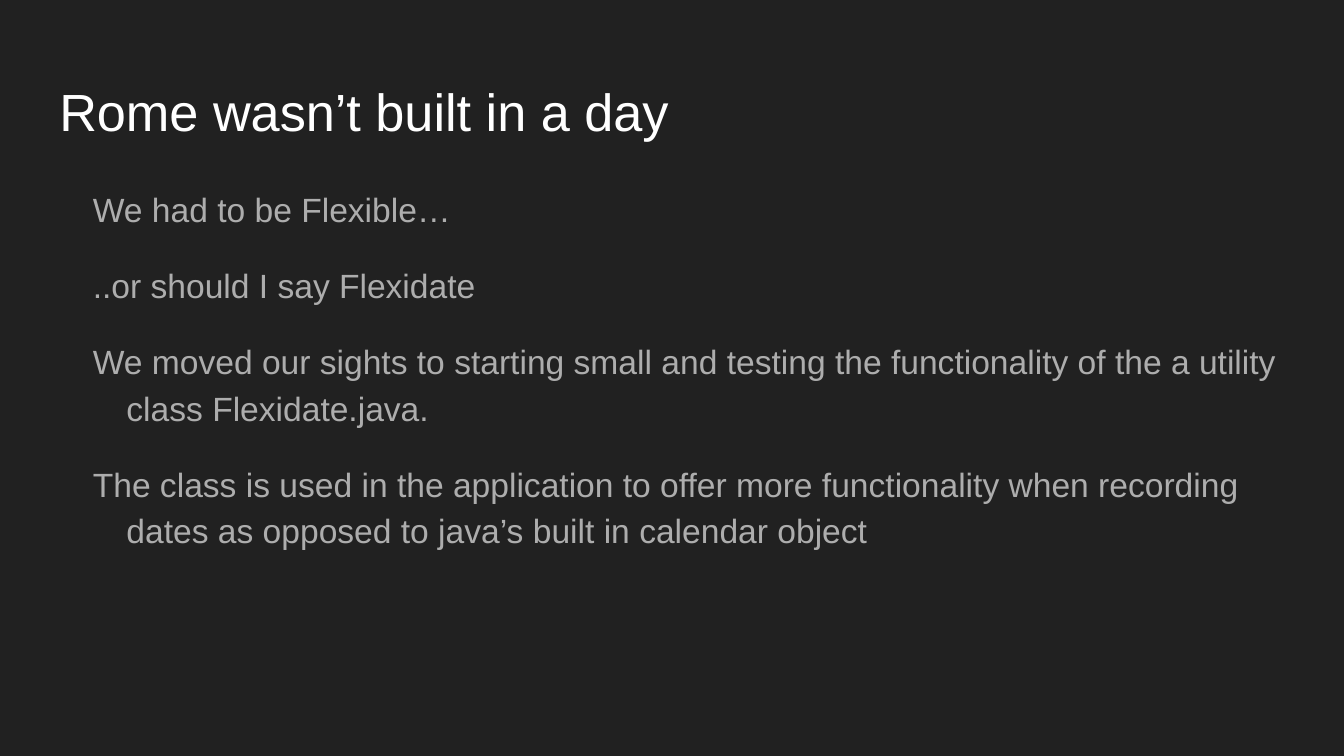
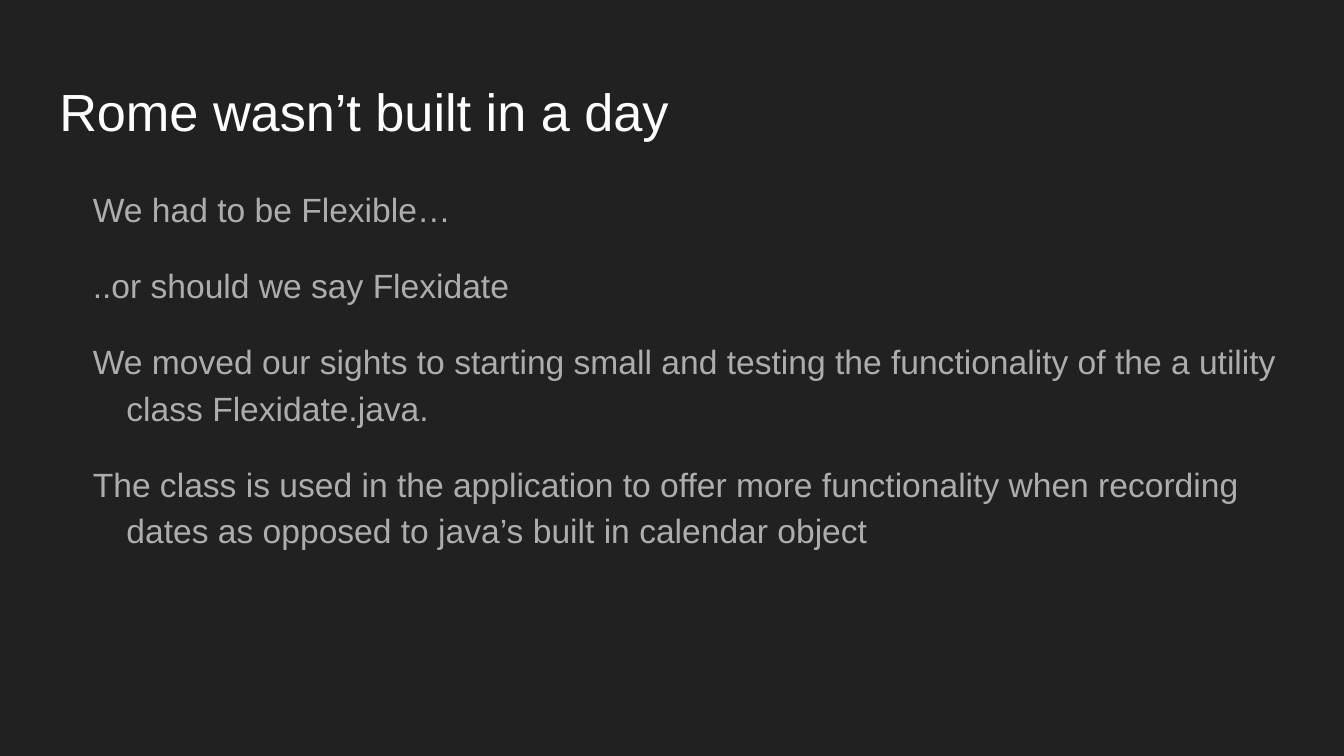
Before and after one commit to CSCI-362-02-2016/Information, a slide deck: slide 6 of Martus.pptx (slide 5 before the commit). Drawn at 1344x756 pixels with LibreOffice and Linux fonts; fonts in the diff are those of the drawing. Boxes give left, top, right and bottom in pixels: in the first picture for what was removed or moved away, otherwise in the second. Text is boxed around its words. In the diff, an @@ line names an element or a change of style, - is before the commit and + after.

```diff
--- a/Martus.pptx
+++ b/Martus.pptx
@@ text at bbox=[93, 273, 509, 304]: text changed @@
-..or should I say Flexidate
+..or should we say Flexidate
```
Also in this commit, not shown: 5 other slides changed, 2 slides added.
